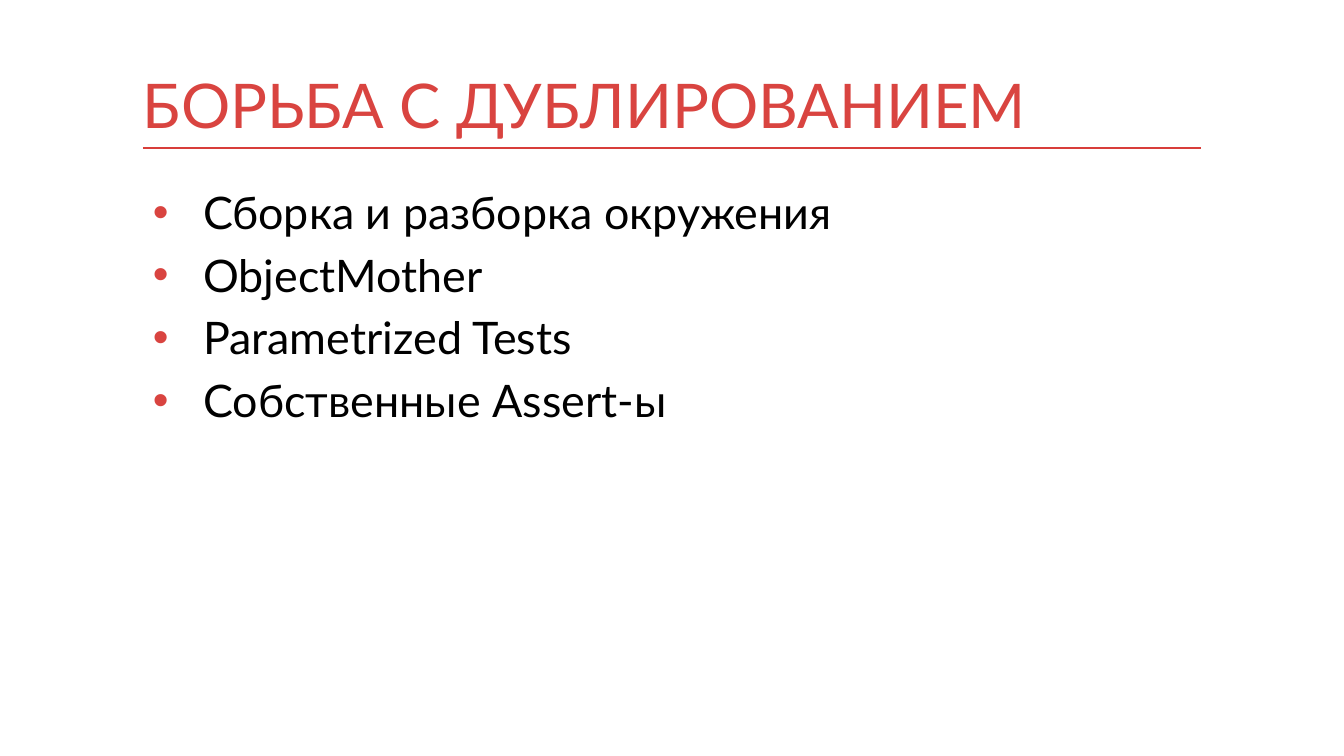
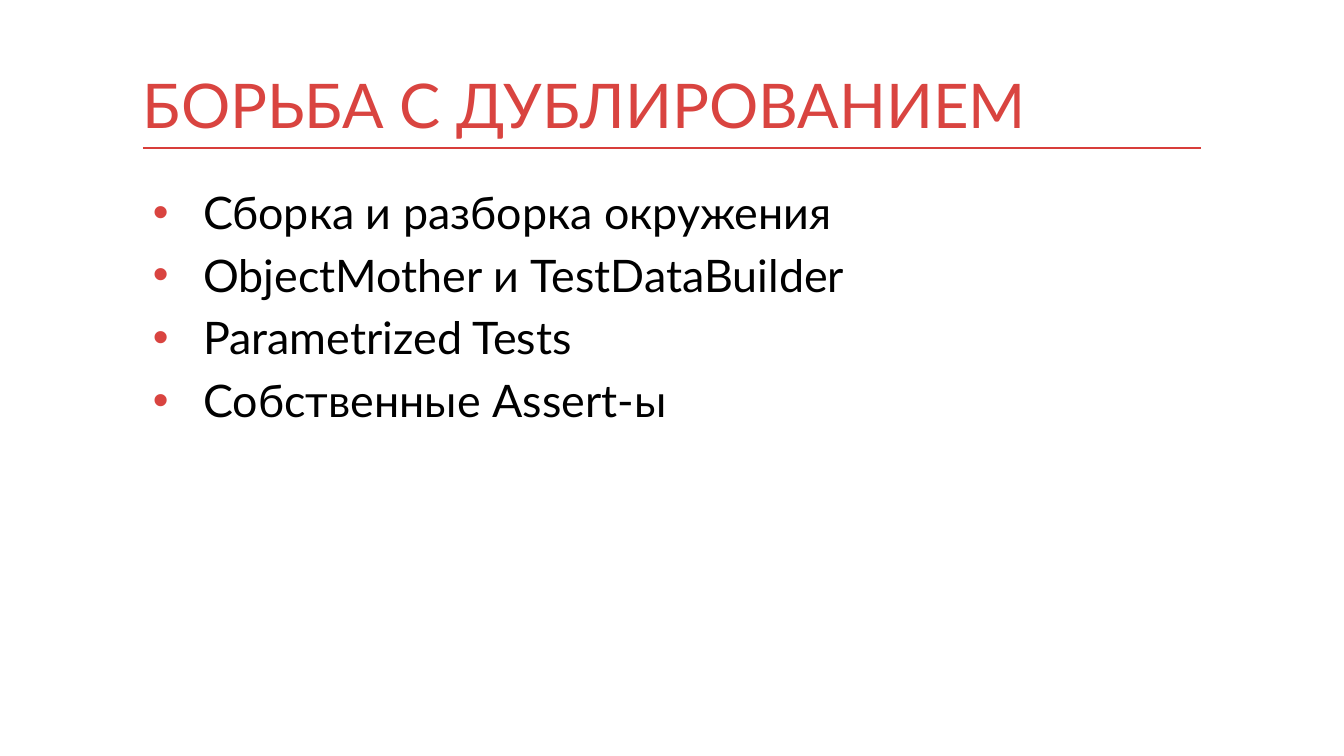
Before and after one commit to kontur-courses/testing, a slide deck: slide 13 of testing.pptx (slide 12 before the commit). Drawn at 1344x756 pixels with LibreOffice and Linux fonts; fonts in the diff are those of the drawing. Boxes give left, top, right and bottom in pixels: in the first picture for what was removed or moved away, otherwise in the second. Text is boxed around its words. In the diff, an @@ line names an element or a change of style, - is before the commit and + after.

```diff
--- a/testing.pptx
+++ b/testing.pptx
@@ text at <box>203,259,844,300</box>: text changed @@
-• ObjectMother
+• ObjectMother и TestDataBuilder
```
Also in this commit, not shown: 8 other slides changed, 8 slides added, 7 slides removed, 1 other file.
